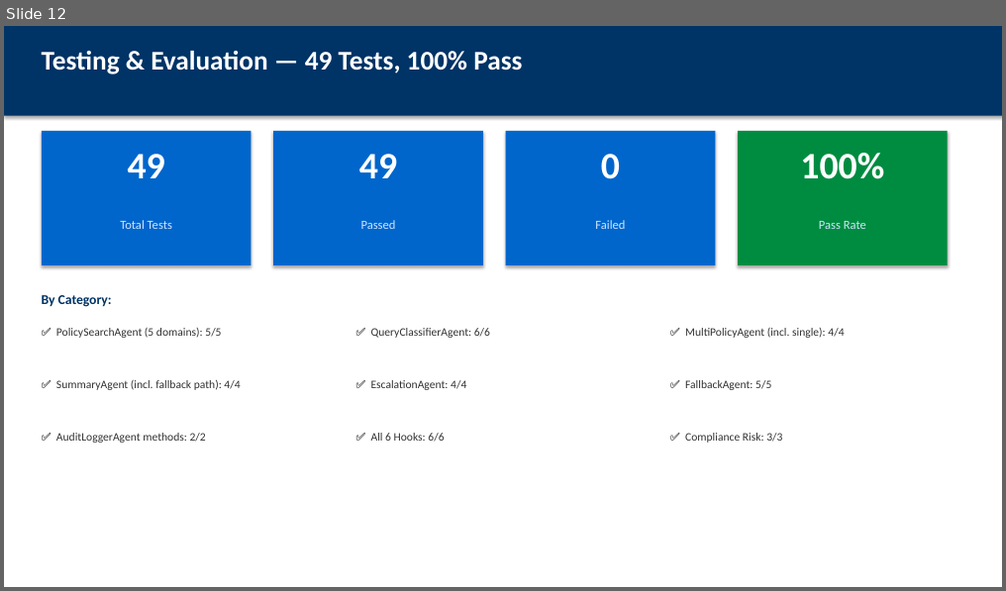
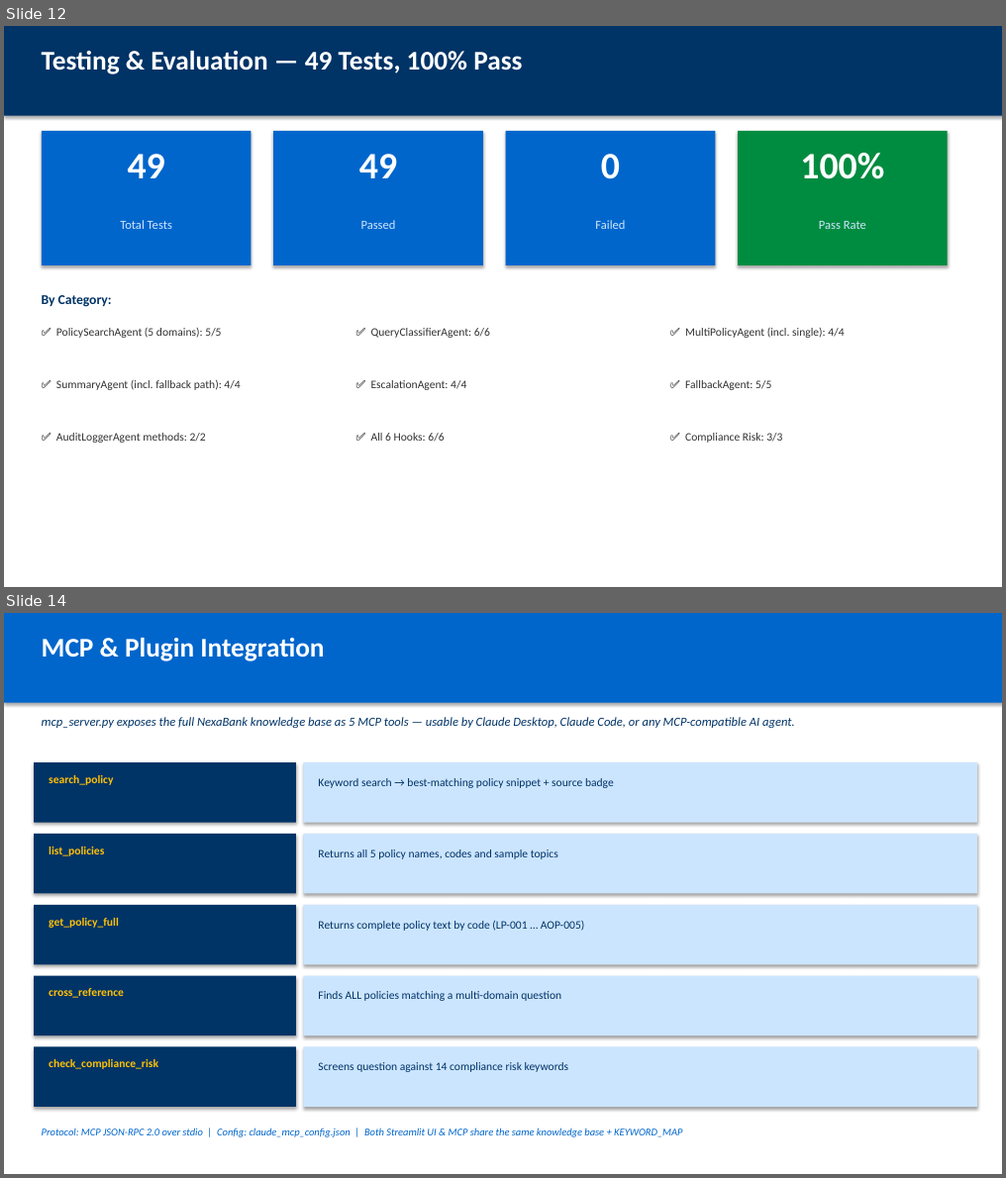
Before and after one commit to athiraiam/CapstoneProject, a slide deck: deliverables/05_Presentation_Deck.pptx. Shown one above the other, each under a label of ours: slide 12 before the commit, slides 12 and 14 after it; the slides between them are not shown. The pictures are 1006x591 and 1006x1178 pixels, drawn with LibreOffice and Linux fonts; fonts in the diff are those of the drawing. Boxes give left, top, right and bottom in pixels: in the first picture for what was removed or moved away, otherwise in the second. Text is boxed around its words. In the diff, an @@ line names an element or a change of style, - is before the commit and + after.

```diff
--- a/deliverables/05_Presentation_Deck.pptx
+++ b/deliverables/05_Presentation_Deck.pptx
@@ slide 14 added at bbox=[4, 613, 1002, 1174], background #FFFFFF @@
@@ rectangle added at bbox=[4, 613, 1002, 703], fill #0066CC @@
@@ text added at bbox=[42, 638, 324, 662], 26 pt, text #FFFFFF, bold @@
+MCP & Plugin Integration
@@ text added at bbox=[42, 717, 795, 728], 12 pt, text #003366, italic @@
+mcp_server.py exposes the full NexaBank knowledge base as 5 MCP tools — usable by Claude Desktop, Claude Code, or any MCP-compatible AI agent.
@@ rectangle added at bbox=[34, 762, 296, 823], fill #003366 @@
@@ text added at bbox=[49, 775, 113, 785], 11 pt, text #FFC107, bold @@
+search_policy
@@ rectangle added at bbox=[303, 762, 977, 823], fill #CCE5FF @@
@@ text added at bbox=[318, 778, 614, 788], 11 pt, text #003366 @@
+Keyword search → best-matching policy snippet + source badge
@@ rectangle added at bbox=[34, 834, 296, 894], fill #003366 @@
@@ text added at bbox=[49, 847, 104, 857], 11 pt, text #FFC107, bold @@
+list_policies
@@ rectangle added at bbox=[303, 834, 977, 894], fill #CCE5FF @@
@@ text added at bbox=[318, 850, 558, 860], 11 pt, text #003366 @@
+Returns all 5 policy names, codes and sample topics
@@ rectangle added at bbox=[34, 905, 296, 964], fill #003366 @@
@@ rectangle added at bbox=[303, 905, 977, 964], fill #CCE5FF @@
@@ text added at bbox=[49, 918, 119, 928], 11 pt, text #FFC107, bold @@
+get_policy_full
@@ text added at bbox=[318, 921, 585, 931], 11 pt, text #003366 @@
+Returns complete policy text by code (LP-001 … AOP-005)
@@ rectangle added at bbox=[34, 976, 296, 1036], fill #003366 @@
@@ text added at bbox=[49, 988, 124, 998], 11 pt, text #FFC107, bold @@
+cross_reference
@@ rectangle added at bbox=[303, 976, 977, 1036], fill #CCE5FF @@
@@ text added at bbox=[318, 991, 561, 1001], 11 pt, text #003366 @@
+Finds ALL policies matching a multi-domain question
@@ rectangle added at bbox=[34, 1048, 296, 1107], fill #003366 @@
@@ rectangle added at bbox=[303, 1048, 977, 1107], fill #CCE5FF @@
@@ text added at bbox=[49, 1059, 158, 1069], 11 pt, text #FFC107, bold @@
+check_compliance_risk
@@ text added at bbox=[318, 1062, 569, 1072], 11 pt, text #003366 @@
+Screens question against 14 compliance risk keywords
@@ text added at bbox=[42, 1128, 682, 1138], 10 pt, text #0066CC, italic @@
+Protocol: MCP JSON-RPC 2.0 over stdio | Config: claude_mcp_config.json | Both Streamlit UI & MCP share the same knowledge base + KEYWORD_MAP
```
Also in this commit, not shown: 4 other slides added, 3 other files.
